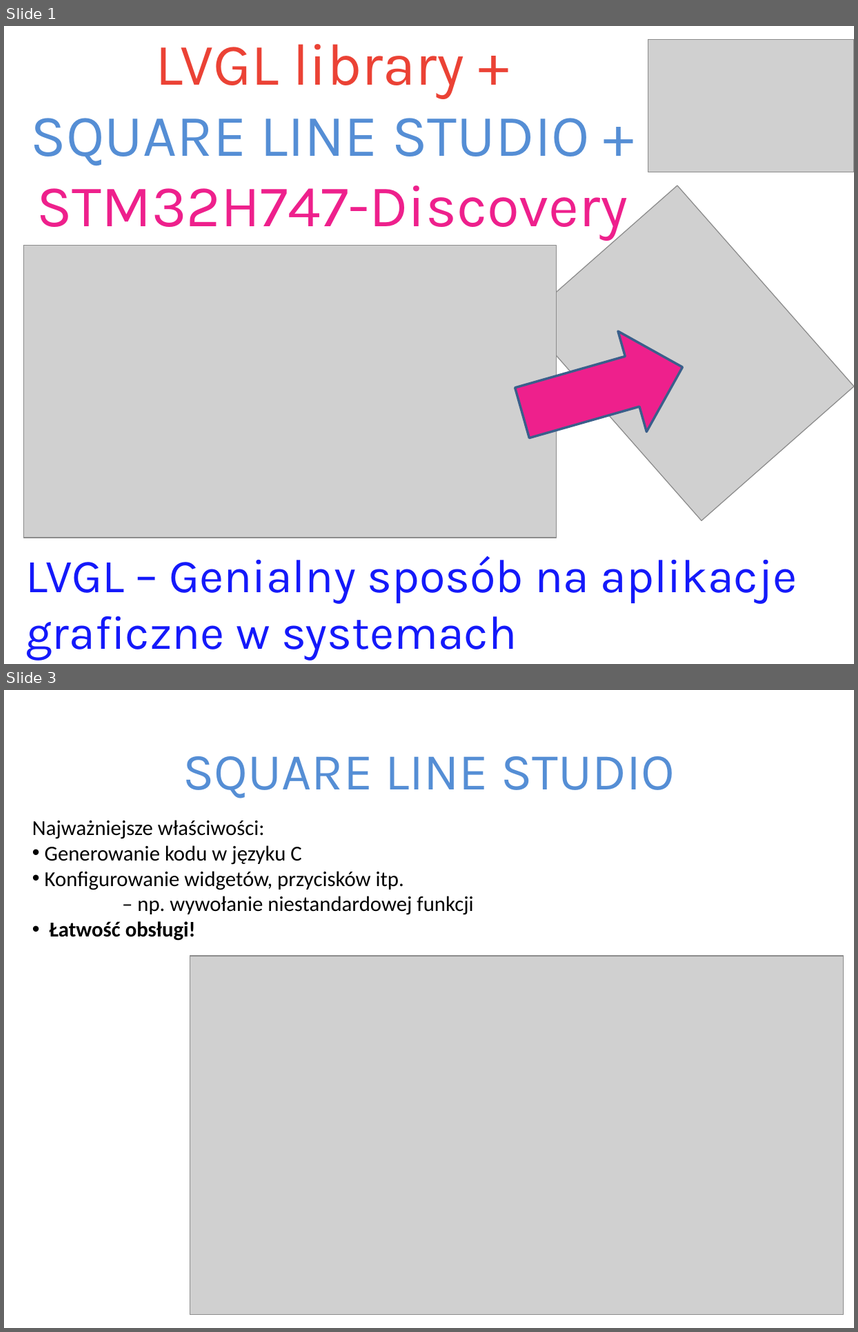
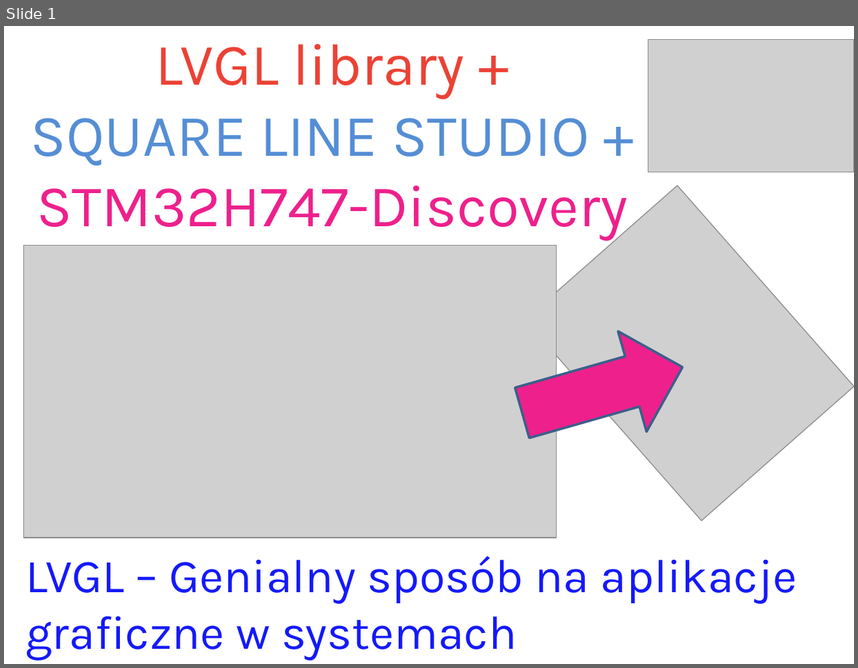
Before and after one commit to trteodor/stm32h747_disco_lvgl_bare_metal, a slide deck: Presenation.pptx. Shown one above the other, each under a label of ours: slides 1 and 3 before the commit, slide 1 after it; the slides between them are not shown. The pictures are 858x1332 and 858x668 pixels, drawn with LibreOffice and Linux fonts; fonts in the diff are those of the drawing; grey boxes stand for pictures. Boxes give left, top, right and bottom in pixels: in the first picture for what was removed or moved away, otherwise in the second. Text is boxed around its words. In the diff, an @@ line names an element or a change of style, - is before the commit and + after.

```diff
--- a/Presenation.pptx
+++ b/Presenation.pptx
@@ slide 3 removed at [4, 690, 854, 1328], background #FFFFFF @@
@@ title removed at [183, 756, 675, 798] @@
-SQUARE LINE STUDIO
@@ text removed at [32, 820, 473, 940] @@
-Najważniejsze właściwości:
-• Generowanie kodu w języku C
-• Konfigurowanie widgetów, przycisków itp.
-  – np. wywołanie niestandardowej funkcji
-• Łatwość obsługi!
@@ picture removed at [190, 955, 844, 1314] @@
```
Also in this commit, not shown: 9 slides changed, 6 slides added, 5 other slides removed, 5 other files.
